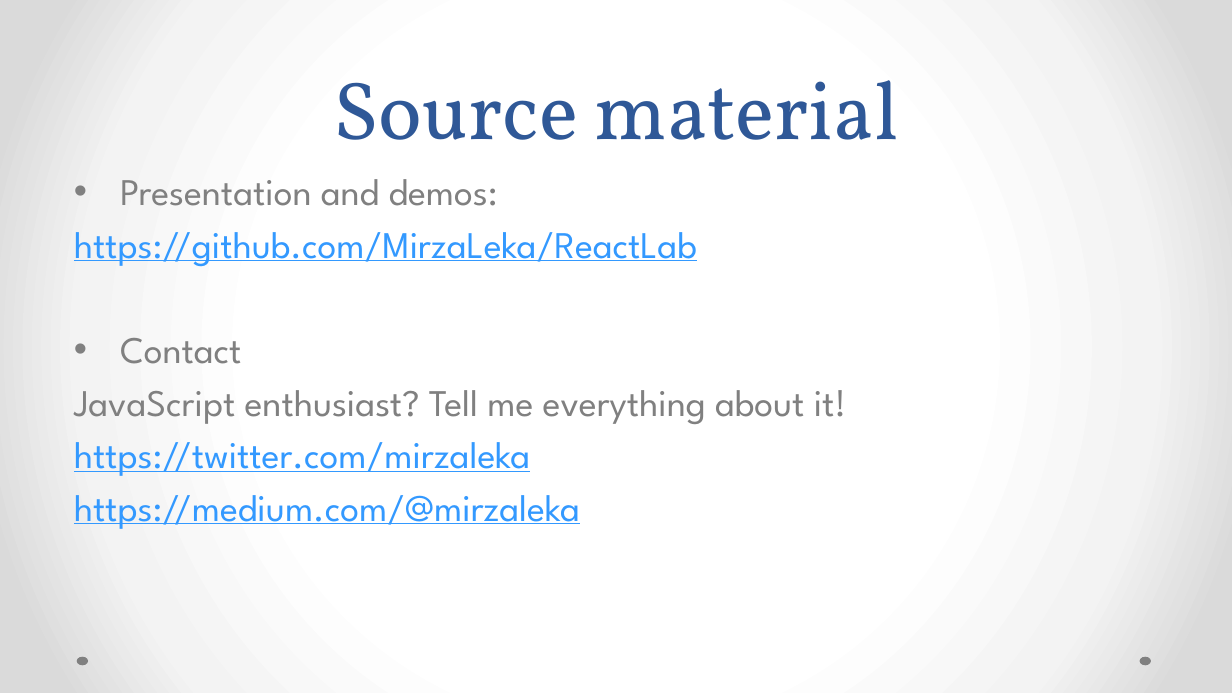
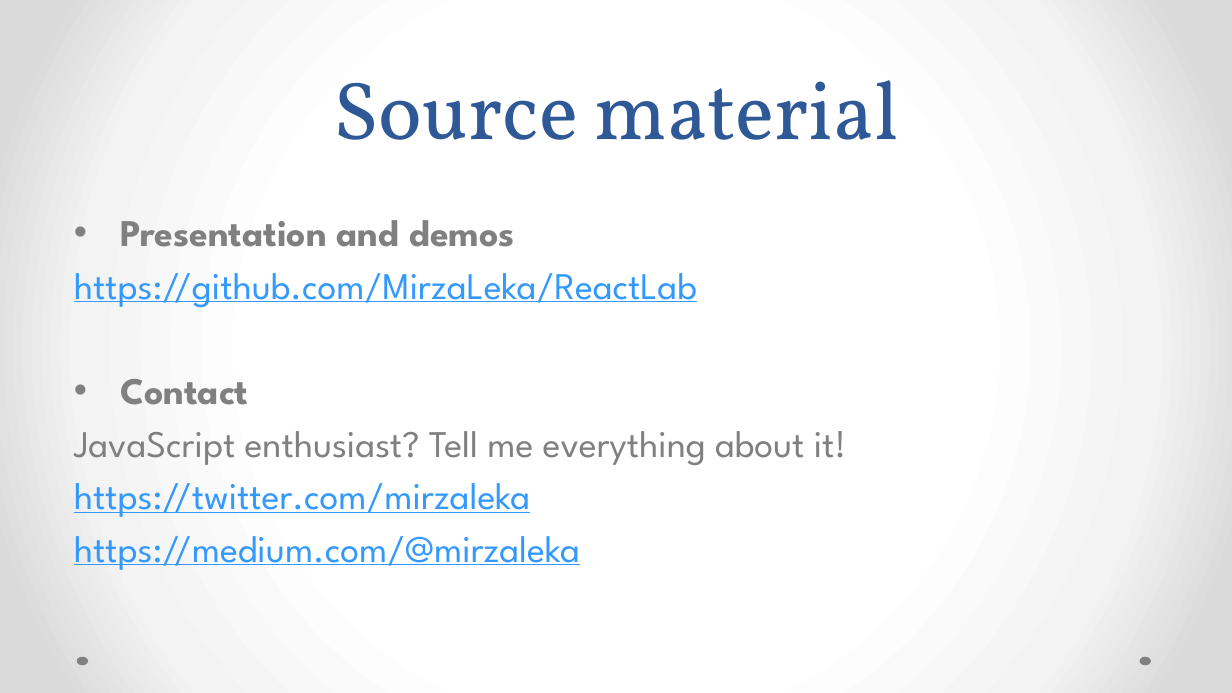
Before and after one commit to MirzaLeka/ReactLab, a slide deck: slide 62 of React js AP LAB.pptx. Drawn at 1232x693 pixels with LibreOffice and Linux fonts; fonts in the diff are those of the drawing. Boxes give left, top, right and bottom in pixels: in the first picture for what was removed or moved away, otherwise in the second. Text is boxed around its words. In the diff, an @@ line names an element or a change of style, - is before the commit and + after.

```diff
--- a/React js AP LAB.pptx
+++ b/React js AP LAB.pptx
@@ text "Presentation and demos": place and size @@
-text "Presentation and demos" at box(74, 179, 846, 529)
+text "Presentation and demos" at box(74, 220, 846, 570)
@@ text at box(120, 220, 515, 247): text changed; bold on @@
-• Presentation and demos:
+• Presentation and demos
@@ text at box(120, 379, 248, 405): bold on in "Contact" @@
```
Also in this commit, not shown: 16 other slides changed, 2 other files.
